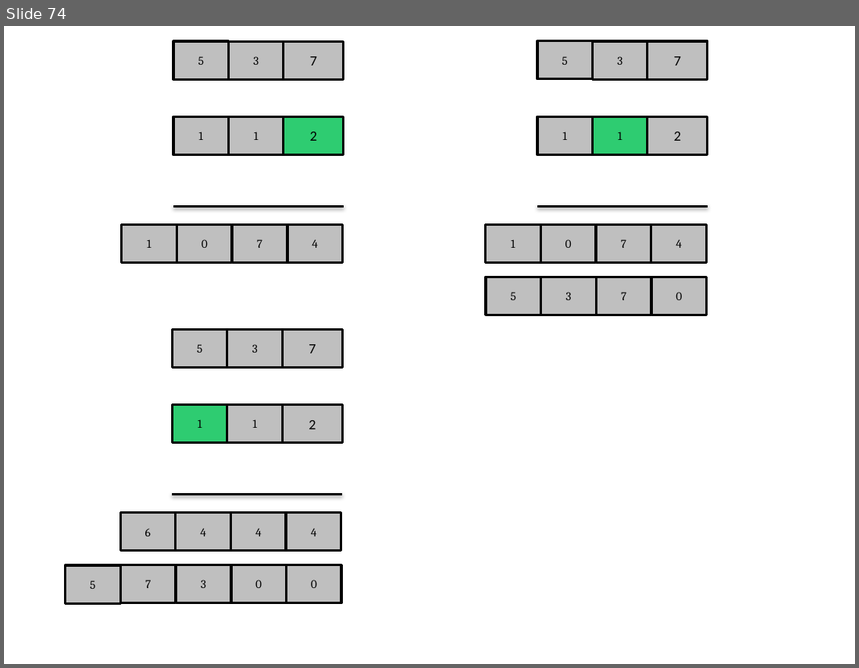
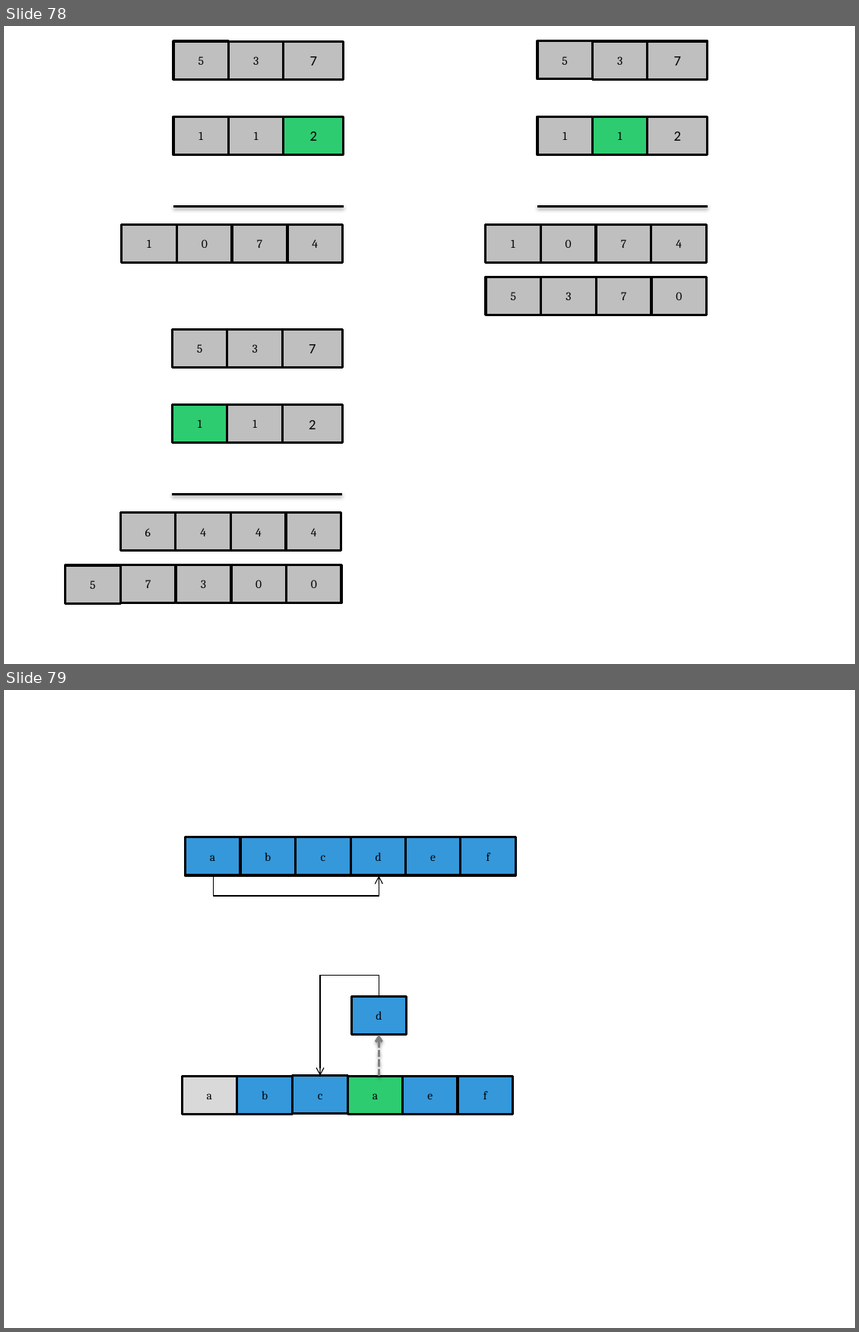
Before and after one commit to jainankit49/HackerGymContent, a slide deck: Images/imgs.pptx. Shown one above the other, each under a label of ours: slide 74 before the commit, slides 78 and 79 after it. The pictures are 859x668 and 859x1332 pixels, drawn with LibreOffice and Linux fonts; fonts in the diff are those of the drawing. Boxes give left, top, right and bottom in pixels: in the first picture for what was removed or moved away, otherwise in the second. Text is boxed around its words. In the diff, an @@ line names an element or a change of style, - is before the commit and + after.

```diff
--- a/Images/imgs.pptx
+++ b/Images/imgs.pptx
@@ slide 79 added at [4,690,855,1328], background #FFFFFF @@
@@ group added at [186,837,515,896]: 6 rectangles, 1 elbow arrow @@
+d
+c
+b
+a
+e
+f
@@ group added at [182,975,513,1115]: 7 rectangles, 1 elbow arrow, 1 arrow @@
+c
+a
+d
+b
+a
+e
+f
@@ what was slide 74 is now slide 78 @@
```
Also in this commit, not shown: 1 slide changed, 5 other slides added, 4 other files.
